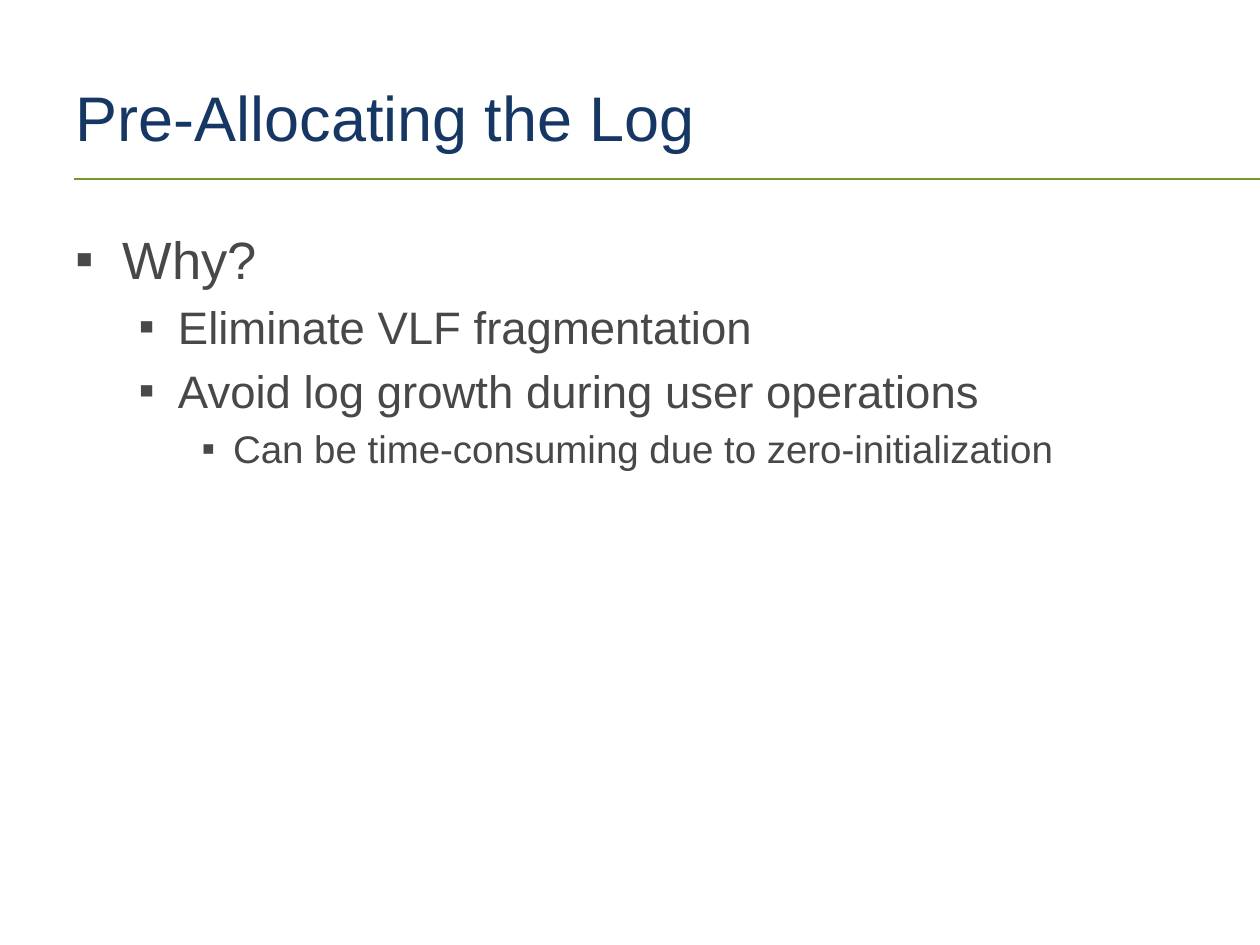
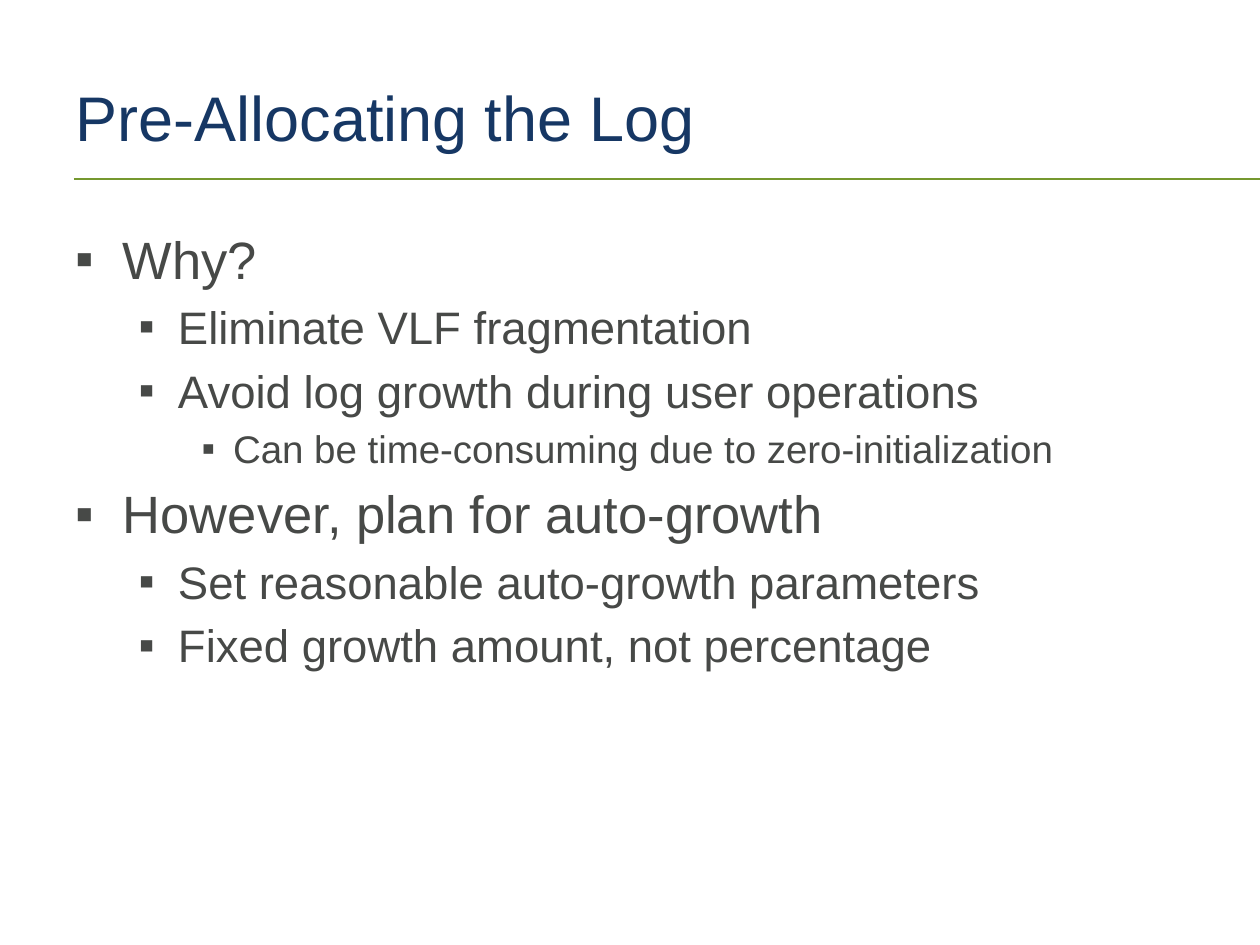
Before and after one commit to tf3604/LogFilePresentation, a slide deck: slide 46 of TransactionLog.pptx. Drawn at 1260x945 pixels with LibreOffice and Linux fonts; fonts in the diff are those of the drawing; background and template pictures are left out. Boxes give left, top, right and bottom in pixels: in the first picture for what was removed or moved away, otherwise in the second. Text is boxed around its words. In the diff, an @@ line names an element or a change of style, - is before the commit and + after.

```diff
--- a/TransactionLog.pptx
+++ b/TransactionLog.pptx
@@ text at (123, 495, 979, 672): paragraphs added @@
+▪ However, plan for auto-growth
+  ▪ Set reasonable auto-growth parameters
+  ▪ Fixed growth amount, not percentage
```
Also in this commit, not shown: 8 other slides changed, 1 other file.
